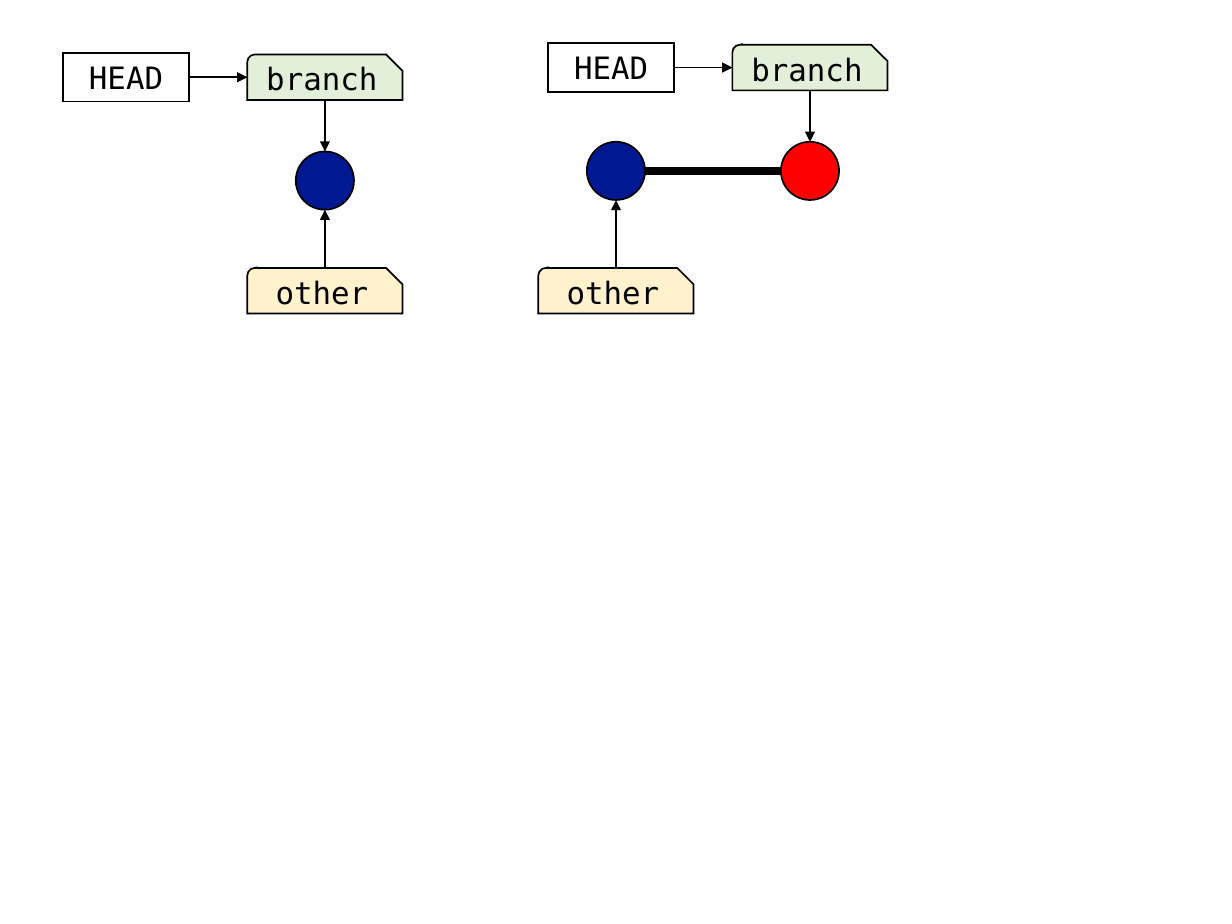
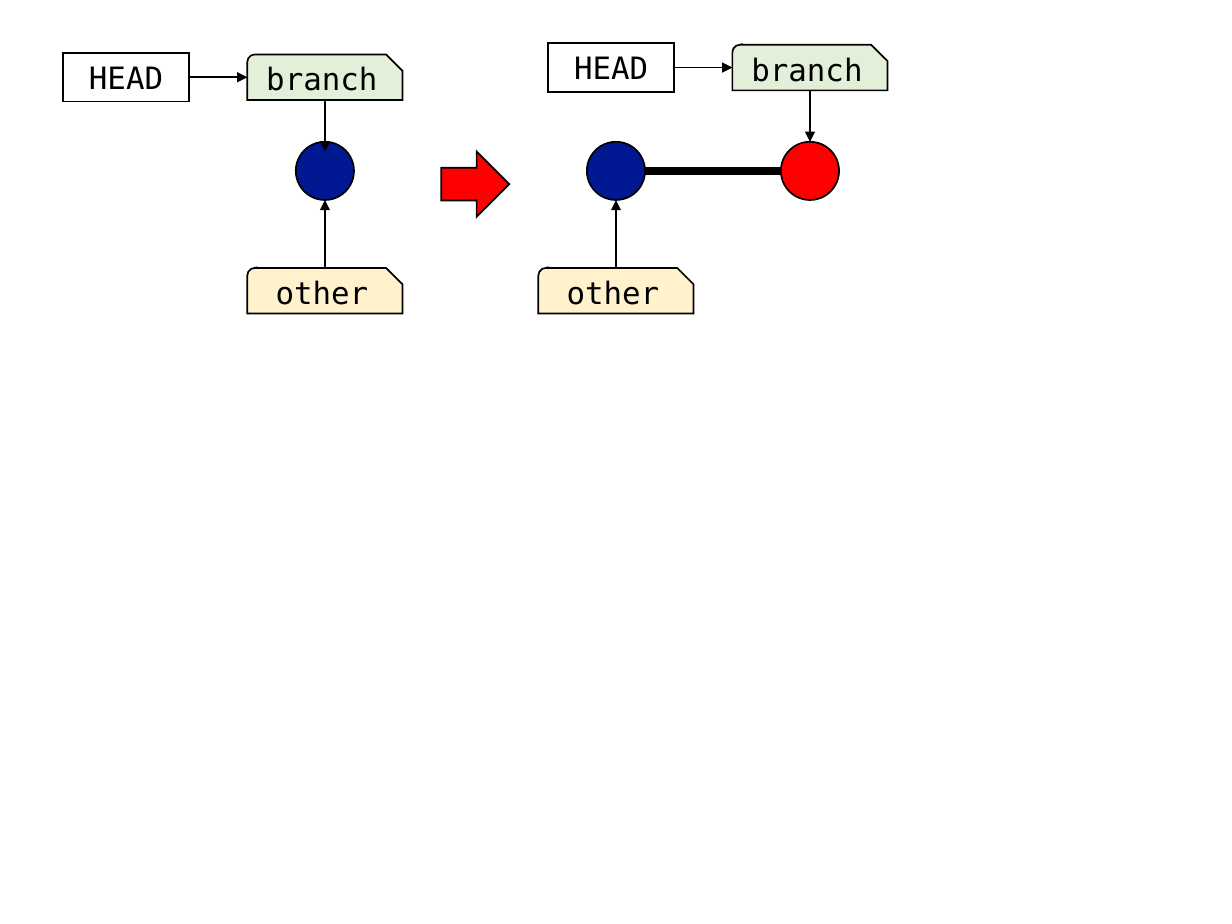
Before and after one commit to kaityo256/github, a slide deck: slide 8 of branch/fig/fig.pptx. Drawn at 1232x924 pixels with LibreOffice and Linux fonts; fonts in the diff are those of the drawing. Boxes give left, top, right and bottom in pixels: in the first picture for what was removed or moved away, otherwise in the second. Text is boxed around its words. In the diff, an @@ line names an element or a change of style, - is before the commit and + after.

```diff
--- a/branch/fig/fig.pptx
+++ b/branch/fig/fig.pptx
@@ ellipse moved from (x1=296, y1=152, x2=354, y2=209) to (x1=296, y1=142, x2=354, y2=200) @@
@@ right arrow added at (x1=441, y1=152, x2=509, y2=217), fill #FF0000, outline #000000 1 pt @@
@@ arrow moved from (325, 269) - (325, 209) to (325, 269) - (325, 200) @@
```
Also in this commit, not shown: 1 other file.
